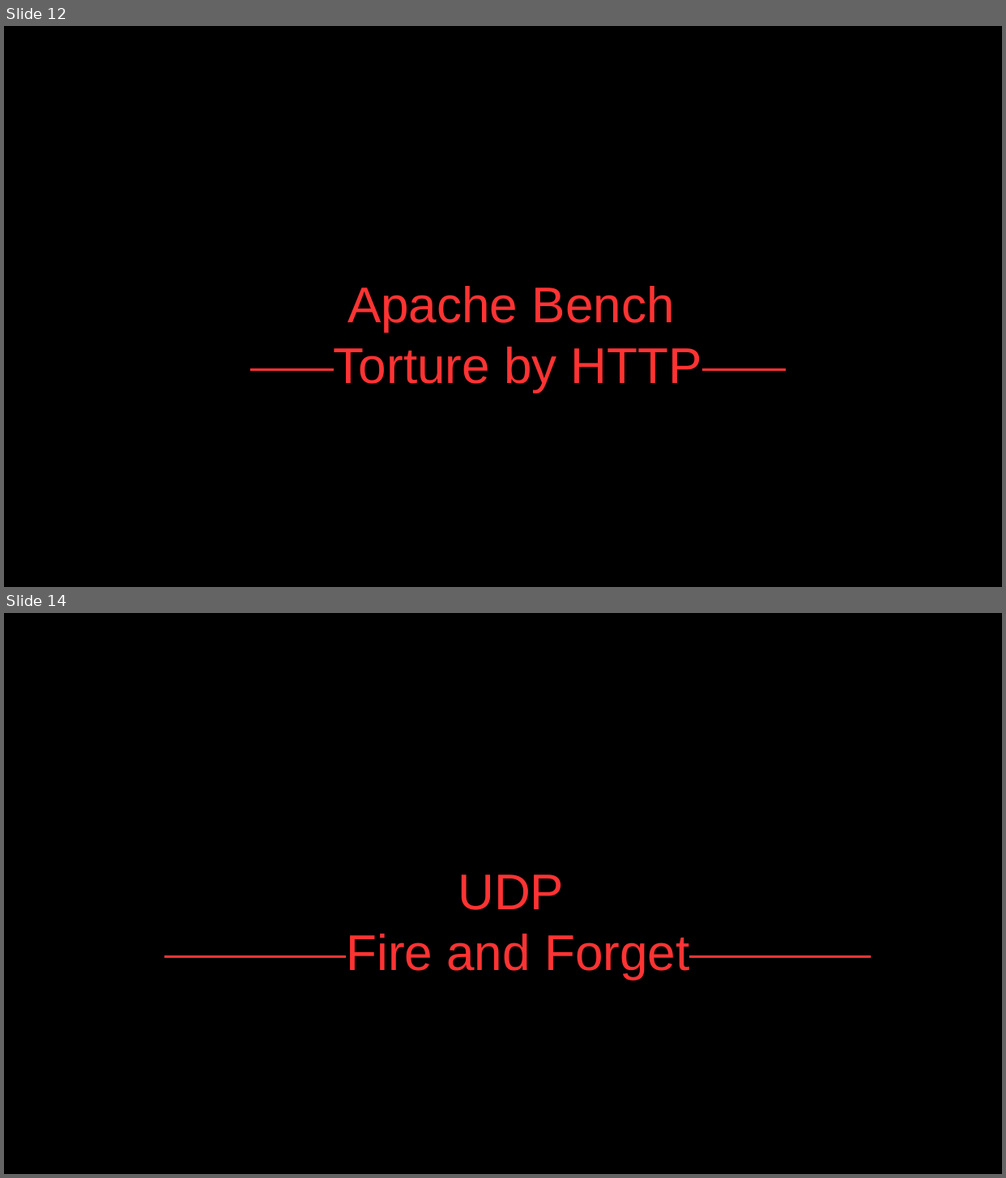
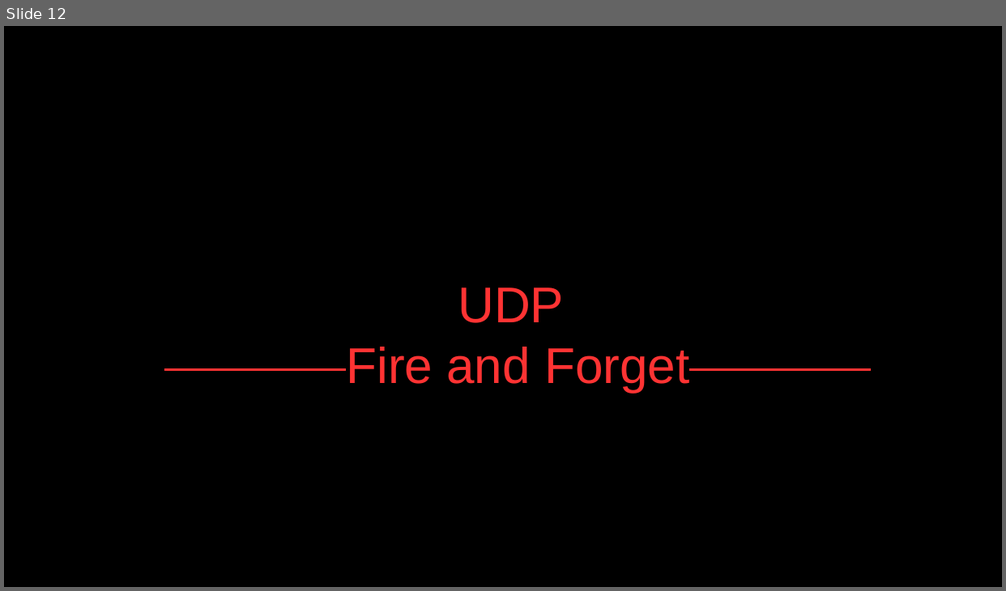
Before and after one commit to bobpaulin/networking-anger, a slide deck: MicroserviceNetworkingInAnger.odp. Shown one above the other, each under a label of ours: slides 12 and 14 before the commit, slide 12 after it; the slides between them are not shown. The pictures are 1006x1178 and 1006x591 pixels, drawn with LibreOffice and Linux fonts; fonts in the diff are those of the drawing. Boxes give left, top, right and bottom in pixels: in the first picture for what was removed or moved away, otherwise in the second. Text is boxed around its words. In the diff, an @@ line names an element or a change of style, - is before the commit and + after.

```diff
--- a/MicroserviceNetworkingInAnger.odp
+++ b/MicroserviceNetworkingInAnger.odp
@@ slide 12 removed at box(4, 26, 1002, 587), background #000000 @@
@@ text removed at box(334, 286, 702, 392) @@
-Apache Bench
-Torture by HTTP
@@ what was slide 14 is now slide 12 @@
```
Also in this commit, not shown: 7 slides changed, 2 slides added, 3 other slides removed.
